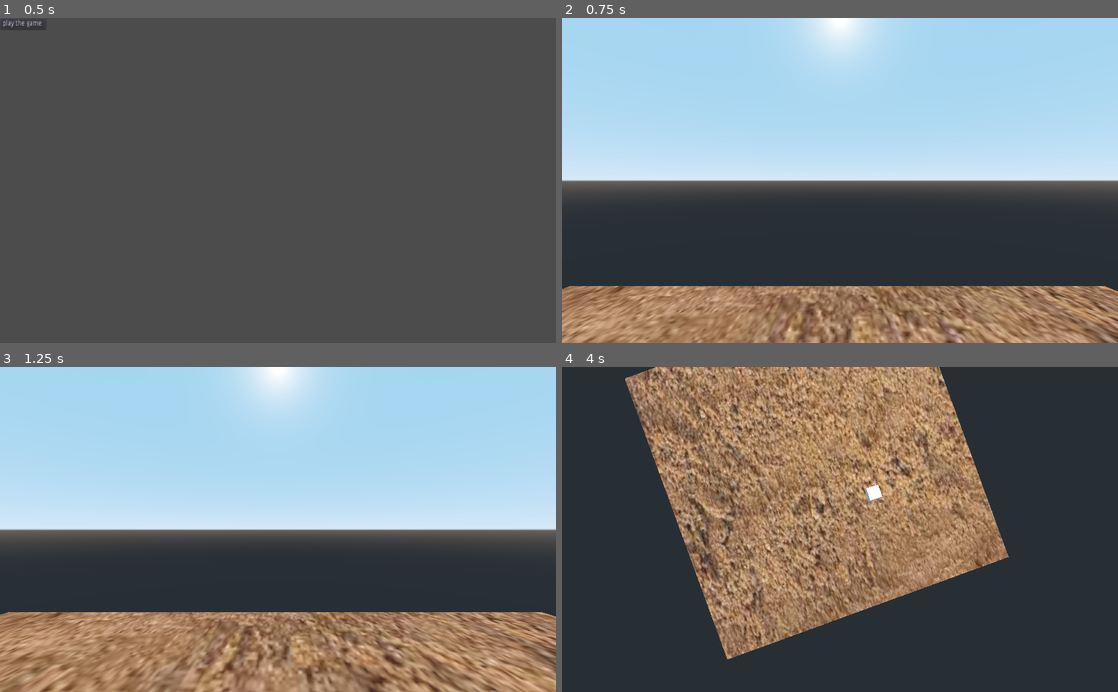
Above: before the commit, frames 1-4 (two rows, left to right).
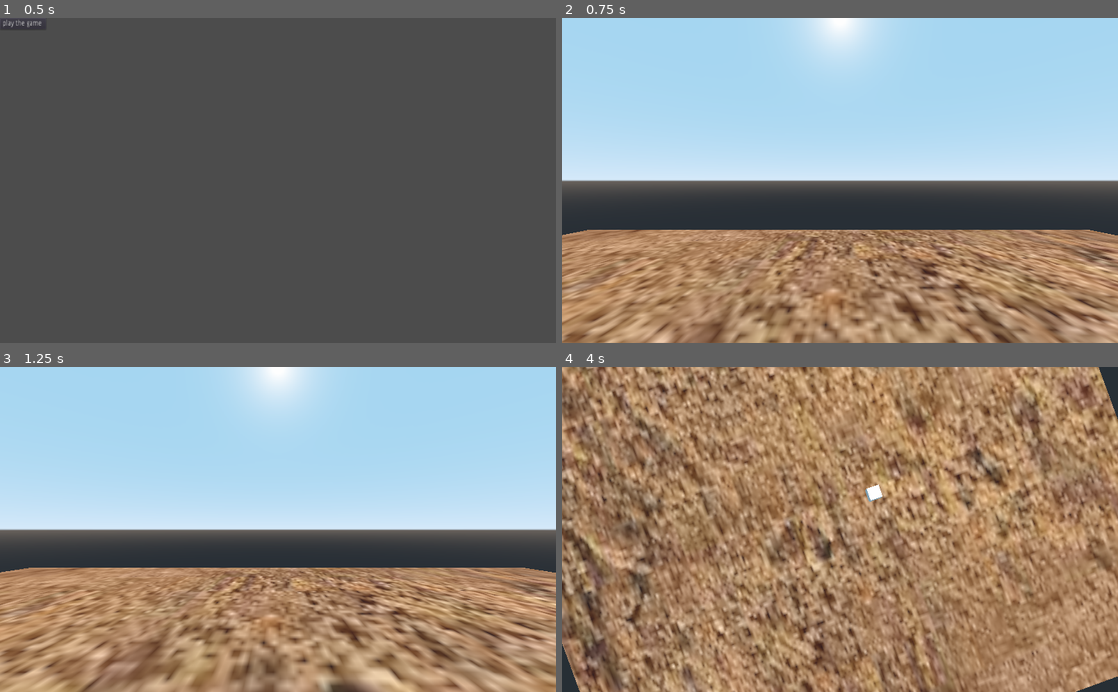
Above: after the commit, the same moments.

Repository: novastick/boink
Game: Godot game, scene res://gamescences/main menu/main menu.tscn
The game is run twice, just before and just after one commit, with the same random seed, the same clock (stepped at 60 frames per second) and the same inputs.
Inputs (mouse positions are in pixels of both pictures, inside the frame that each line leads up to):
- Up to frame 1 (0.5 s): no input
- Up to frame 2 (0.75 s): click "play the game" at 0.5 s
- Up to frame 3 (1.25 s): no input
- Up to frame 4 (4 s): move the mouse to (962, 513) at 1.27 s; hold D (player_right) 1.28-2.03 s; click (962, 513) at 1.35 s; tap Space (jump) at 1.52, 2.27, 3.77 s; move the mouse to (728, 545) at 2.02 s; hold S (player_backward) 2.03-2.78 s; click (728, 545) at 2.1 s; move the mouse to (895, 458) at 2.77 s; hold D (player_right) 2.78-3.53 s; click (895, 458) at 2.85 s; move the mouse to (812, 594) at 3.52 s; hold W (player_forward) from 3.53 s (still down); click (812, 594) at 3.6 s

Frame 1 is identical in both runs. In frame 2, 26% of the frame differs, in the area x 0-100%, y 65-100%; in frame 3, 27%; in frame 4, 81%, in the area x 0-100%, y 0-100%.

Commit message:
Update zap,wack and bonk.tscn

Diff:
--- a/gamescences/zap,wack and bonk.tscn
+++ b/gamescences/zap,wack and bonk.tscn
@@ -4,7 +4,7 @@
 [ext_resource path="res://gamescences/player/KinematicBody.tscn" type="PackedScene" id=2]
 
 [sub_resource type="PlaneMesh" id=1]
-size = Vector2( 50, 50 )
+size = Vector2( 100, 100 )
 
 [sub_resource type="SpatialMaterial" id=2]
 albedo_texture = ExtResource( 1 )
@@ -29,6 +29,7 @@
 [node name="StaticBody" type="StaticBody" parent="floor"]
 
 [node name="CollisionShape" type="CollisionShape" parent="floor/StaticBody"]
+transform = Transform( 2, 0, 0, 0, 2, 0, 0, 0, 2, 0, 0, 0 )
 shape = SubResource( 3 )
 
 [node name="DirectionalLight" type="DirectionalLight" parent="."]
